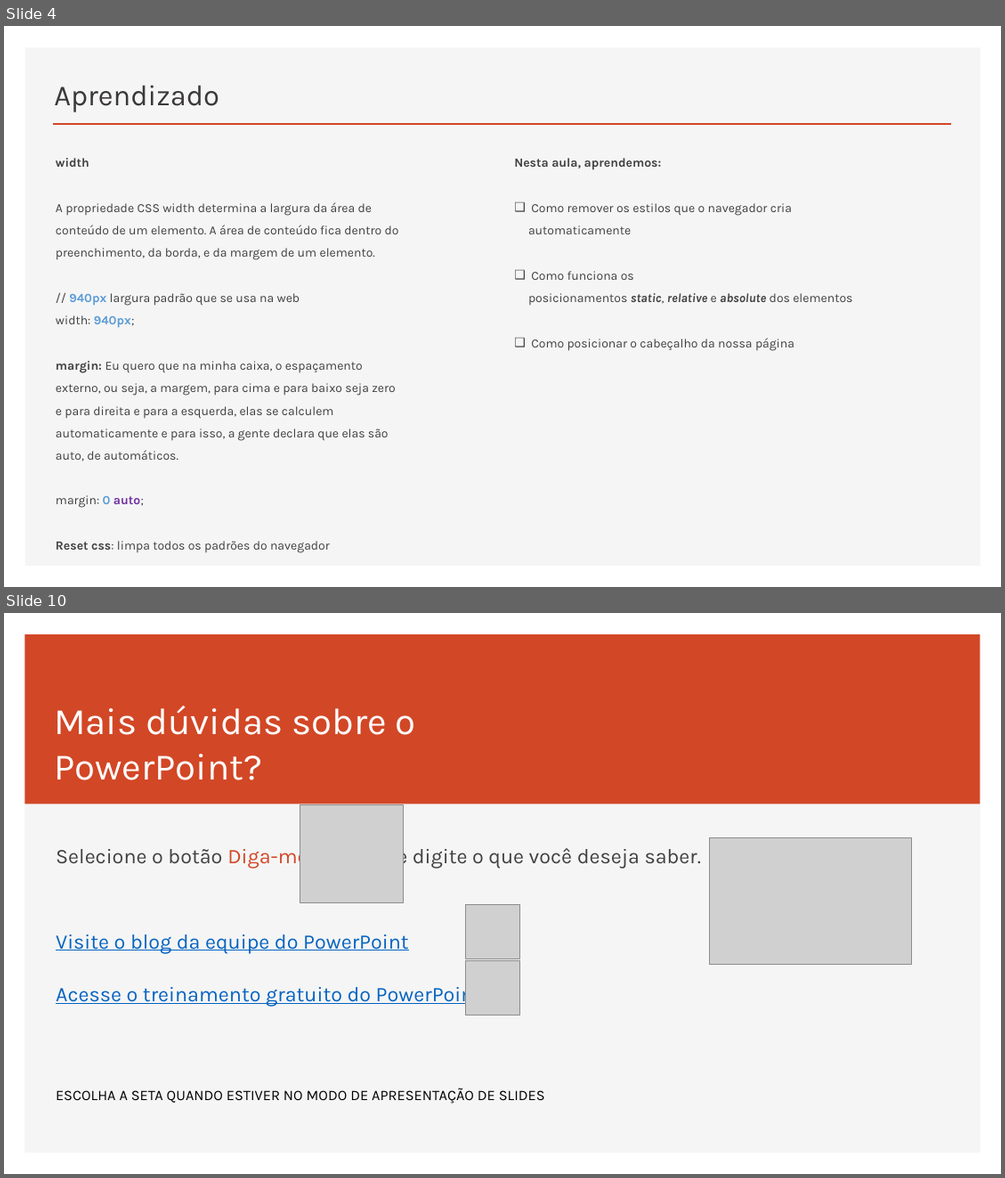
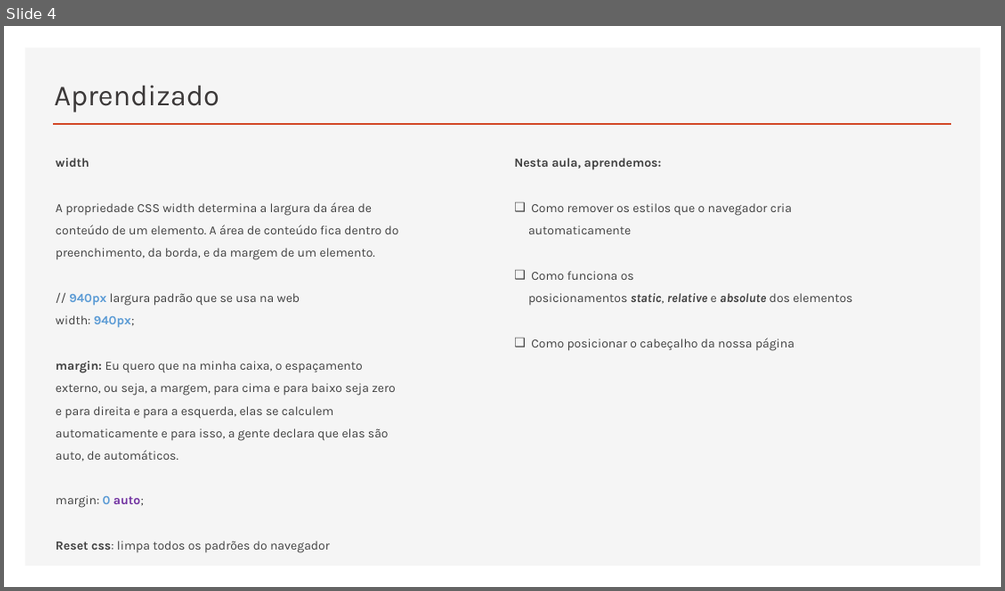
Before and after one commit to RaizaCirne/app-flex, a slide deck: Trilhas/[Iniciante em Programação T5 - ONE]/Material/04.HTML5_e_CSS3-parte_2.pptx. Shown one above the other, each under a label of ours: slides 4 and 10 before the commit, slide 4 after it; the slides between them are not shown. The pictures are 1005x1178 and 1005x591 pixels, drawn with LibreOffice and Linux fonts; fonts in the diff are those of the drawing; grey boxes stand for pictures. Boxes give left, top, right and bottom in pixels: in the first picture for what was removed or moved away, otherwise in the second. Text is boxed around its words. In the diff, an @@ line names an element or a change of style, - is before the commit and + after.

```diff
--- a/Trilhas/[Iniciante em Programação T5 - ONE]/Material/04.HTML5_e_CSS3-parte_2.pptx
+++ b/Trilhas/[Iniciante em Programação T5 - ONE]/Material/04.HTML5_e_CSS3-parte_2.pptx
@@ slide 10 removed at <box>4,613,1001,1174</box>, background #FFFFFF; not listed: 1 template element that a slide beside it also shows @@
@@ rectangle removed at <box>25,634,980,804</box> @@
@@ title removed at <box>54,706,416,780</box> @@
-Mais dúvidas sobre o PowerPoint?
@@ picture removed at <box>300,805,404,902</box> @@
@@ text removed at <box>56,845,702,1006</box> @@
-Selecione o botão Diga-me e digite o que você deseja saber.
-Visite o blog da equipe do PowerPoint
-Acesse o treinamento gratuito do PowerPoint
@@ picture removed at <box>709,838,912,965</box> @@
@@ picture removed at <box>465,905,519,958</box> @@
@@ picture removed at <box>465,961,519,1014</box> @@
@@ text removed at <box>56,1087,545,1103</box> @@
-ESCOLHA A SETA QUANDO ESTIVER NO MODO DE APRESENTAÇÃO DE SLIDES
```
Also in this commit, not shown: 3 slides added, 5 other slides removed.
